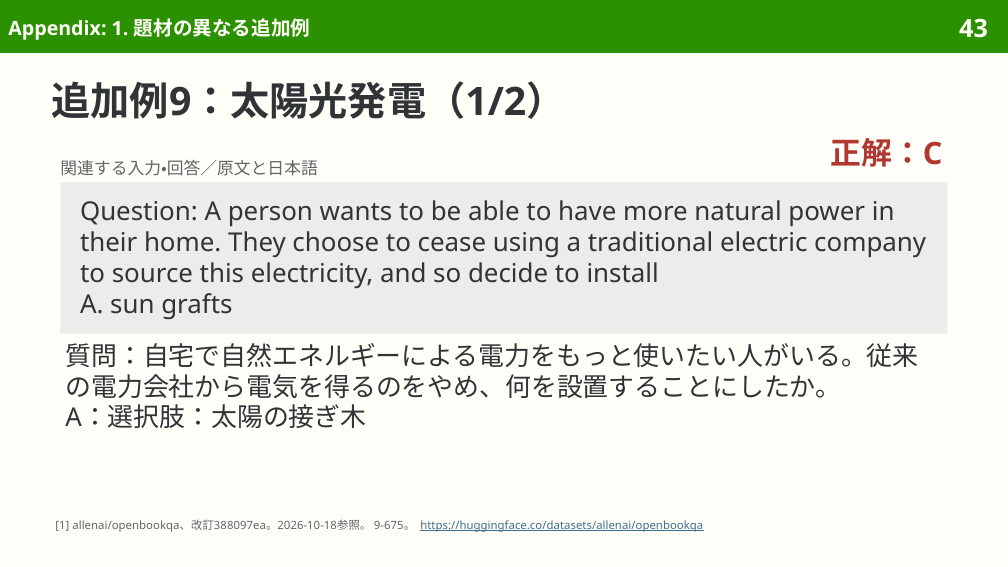
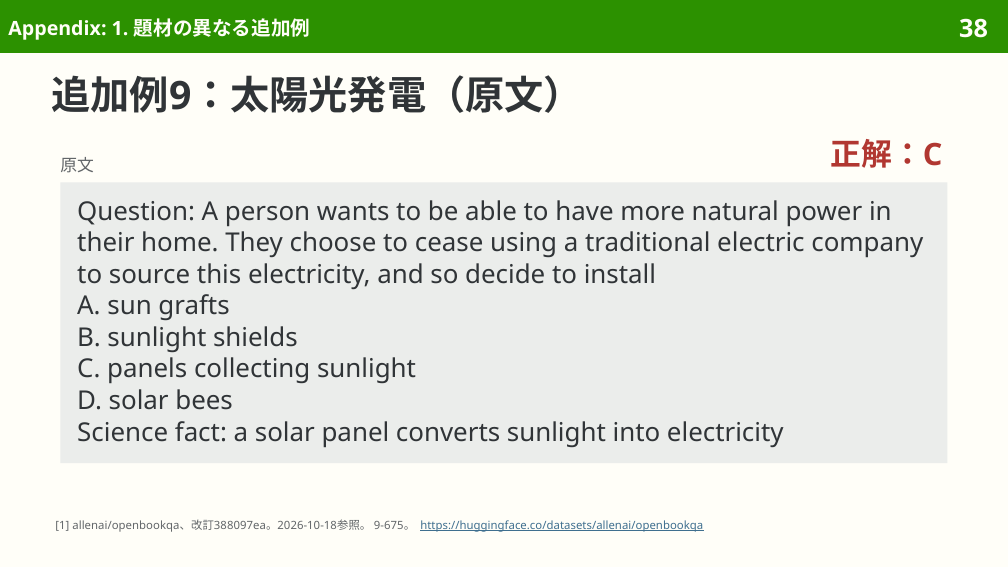
Before and after one commit to sasakiy84/datasets-in-10-minutes, a slide deck: slide 38 of slides/datasets-in-10-minutes-openbookqa.pptx (slide 43 before the commit). Drawn at 1008x567 pixels with LibreOffice and Linux fonts; fonts in the diff are those of the drawing. Boxes give left, top, right and bottom in pixels: in the first picture for what was removed or moved away, otherwise in the second. Text is boxed around its words. In the diff, an @@ line names an element or a change of style, - is before the commit and + after.

```diff
--- a/slides/datasets-in-10-minutes-openbookqa.pptx
+++ b/slides/datasets-in-10-minutes-openbookqa.pptx
@@ page number at (959, 18, 988, 38): text changed @@
-43
+38
@@ title at (52, 75, 583, 113): text changed @@
-追加例9：太陽光発電（1/2）
+追加例9：太陽光発電（原文）
@@ text removed at (60, 160, 317, 176) @@
-関連する入力・回答／原文と日本語
@@ text added at (60, 157, 94, 173), 12 pt, text #626669 @@
+原文
@@ rectangle "Question: A person wants to ...": place and size @@
-rectangle "Question: A person wants to ..." at (60, 182, 948, 334)
+rectangle "Question: A person wants to ..." at (60, 182, 948, 464)
@@ rectangle "Question: A person wants to ..." at (60, 182, 948, 464): vertical alignment middle to top @@
@@ text in rectangle at (77, 200, 923, 320): line spacing 22pt to 22.6pt @@
@@ text in rectangle at (77, 326, 784, 447): paragraphs added @@
+B. sunlight shields
+C. panels collecting sunlight
+D. solar bees
+Science fact: a solar panel converts sunlight into electricity
@@ text removed at (65, 343, 918, 428) @@
-質問：自宅で自然エネルギーによる電力をもっと使いたい人がいる。従来の電力会社から電気を得るのをやめ、何を設置することにしたか。
-A：選択肢：太陽の接ぎ木
```
Also in this commit, not shown: 12 other slides changed, 5 slides removed, 9 other files.
